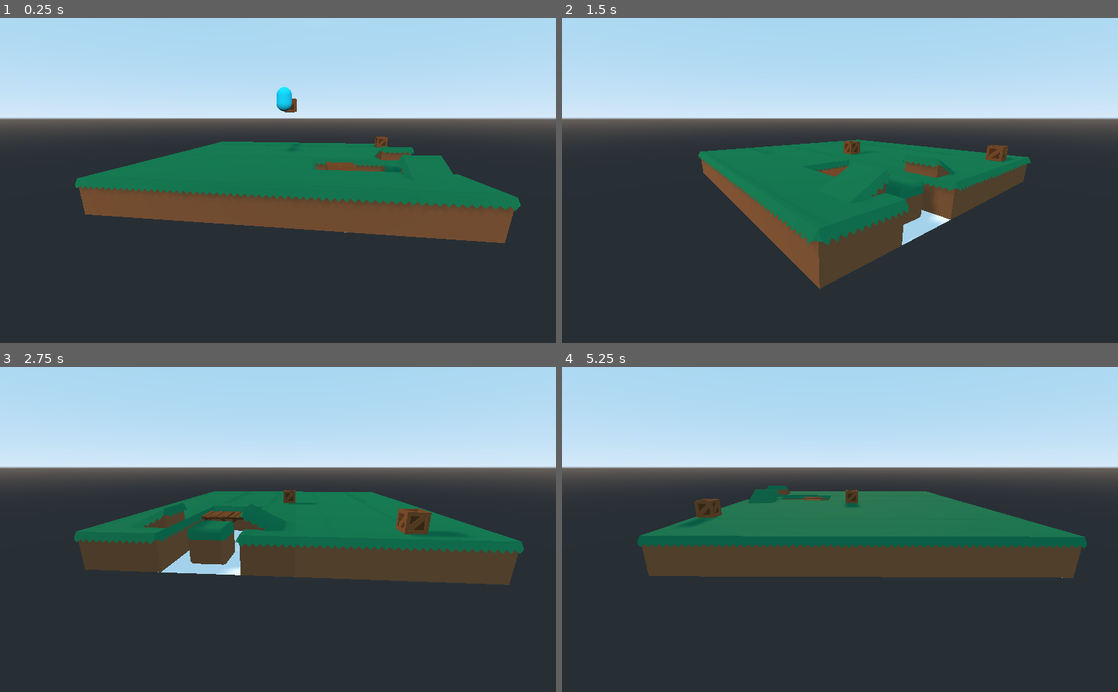
Above: before the commit, frames 1-4 (two rows, left to right).
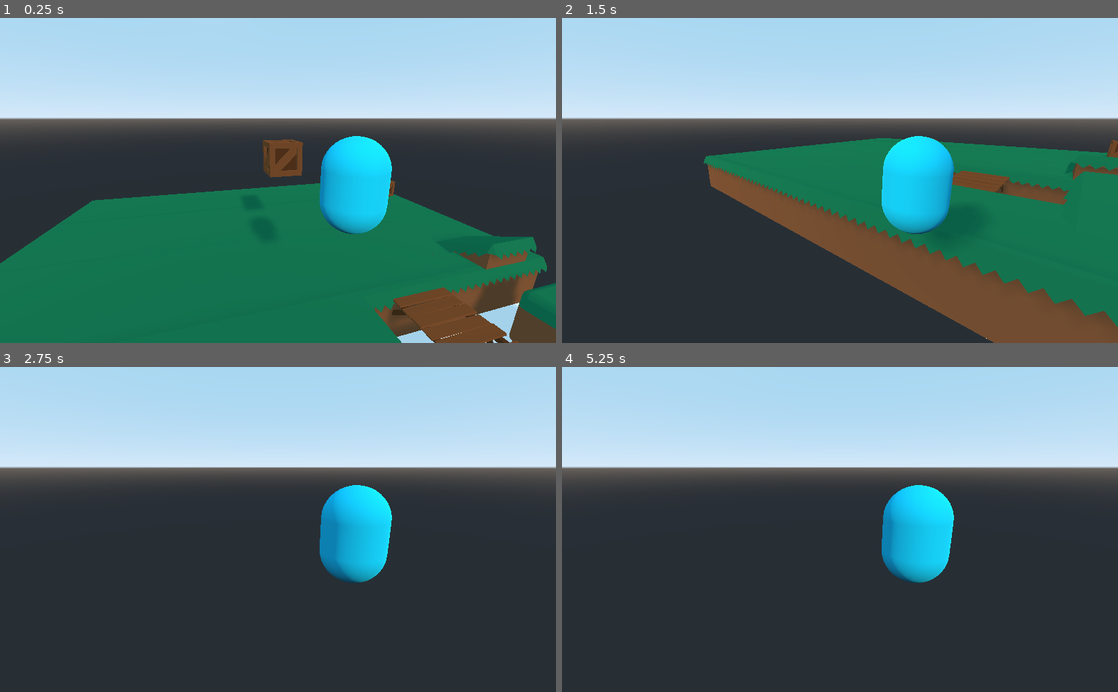
Above: after the commit, the same moments.

Repository: leozende/project-godot
Game: Godot game, scene res://Phase_1.tscn
Same seed, same stepped clock (60 frames per second), same inputs: the game is played once before the commit and once after it.
Inputs (mouse positions are in pixels of both pictures, inside the frame that each line leads up to):
- Up to frame 1 (0.25 s): no input
- Up to frame 2 (1.5 s): move the mouse to (962, 164) at 0.52 s; hold D (move_right) 0.53-1.28 s; tap Space (jump) at 0.6, 0.77, 1.07, 1.35 s; move the mouse to (728, 196) at 1.27 s; hold S (move_backward) from 1.28 s (still down)
- Up to frame 3 (2.75 s): tap Space (jump) at 1.52, 1.82, 2.1 s; move the mouse to (333, 458) at 2.02 s; release S (move_backward) at 2.03 s; hold D (move_right) from 2.03 s (still down)
- Up to frame 4 (5.25 s): move the mouse to (812, 594) at 2.77 s; release D (move_right) at 2.78 s; hold W (move_forward) 2.78-3.53 s; tap Space (jump) at 2.85, 3.02, 3.32, 3.6, 3.77, 4.07, 4.35, 4.52, 4.82, 5.1 s; move the mouse to (1006, 578) at 3.52 s; hold A (move_left) 3.53-5.03 s; move the mouse to (673, 480) at 4.27 s; move the mouse to (867, 529) at 5.02 s; hold S (move_backward) from 5.03 s (still down)

The runs differ from the first frame. In frame 1, 51% of the frame differs, in the area x 0-100%, y 21-100%; in frame 2, 28%; in frame 3, 17%; in frame 4, 18%.

Commit message:
Third Person Cam

Diff:
--- a/Actors/Character.tscn
+++ b/Actors/Character.tscn
@@ -30,3 +30,7 @@
 [node name="Collision" type="CollisionShape" parent="."]
 transform = Transform( 0.25, 0, 0, 0, -1.09278e-08, -0.25, 0, 0.25, -1.09278e-08, 0, 0.5, 0 )
 shape = SubResource( 5 )
+
+[node name="Camera" type="Camera" parent="."]
+transform = Transform( 0.965926, 0.0669873, -0.25, 0, 0.965926, 0.258819, 0.258819, -0.25, 0.933013, -1, 1, 1.5 )
+current = true
--- a/Scripts/Character.gd
+++ b/Scripts/Character.gd
@@ -7,25 +7,37 @@
 var gravity := Vector3.DOWN * 12
 var mouse_rotation := 0.05
 
+var is_jumping := false
+
 func _physics_process(delta):
 	velocity += gravity * delta
+
+	if is_jumping:
+		velocity.y += jump_force
+
 	move_input()
 	velocity = move_and_slide(velocity, Vector3.UP, true)
 
 func move_input():
-	velocity.z = 0
-	velocity.x = 0
+	var velocity_y = velocity.y
+
+	velocity = Vector3.ZERO
 
 	if Input.is_action_pressed("move_forward"):
-		velocity.z -= speed
+		velocity -= transform.basis.z * speed
 	if Input.is_action_pressed("move_backward"):
-		velocity.z += speed
+		velocity += transform.basis.z * speed
 	if Input.is_action_pressed("move_left"):
-		velocity.x -= speed
+		velocity -= transform.basis.x * speed
 	if Input.is_action_pressed("move_right"):
-		velocity.x += speed
-	if Input.is_action_just_pressed("jump"):
-		velocity.y += jump_force
+		velocity += transform.basis.x * speed
+
+	velocity.y = velocity_y
+
+	if Input.is_action_just_pressed("jump") and is_on_floor():
+		is_jumping = true
+	else:
+		is_jumping = false
 
 func _unhandled_input(event):
 	if event is InputEventMouseMotion:
